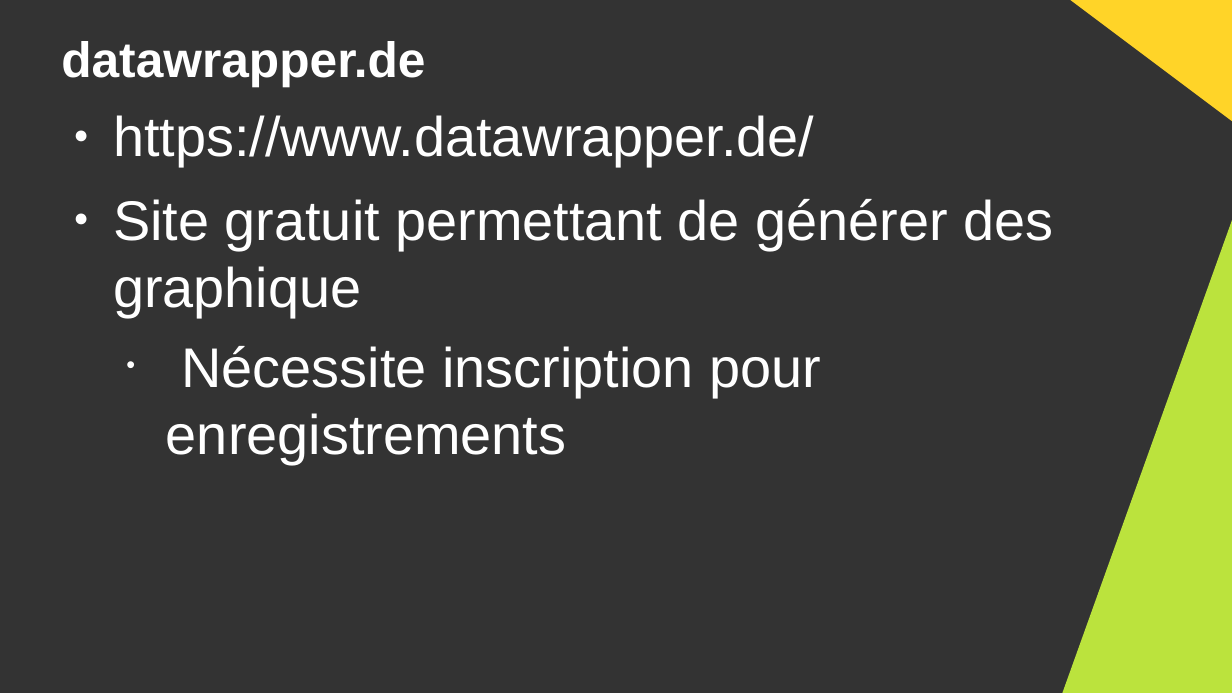
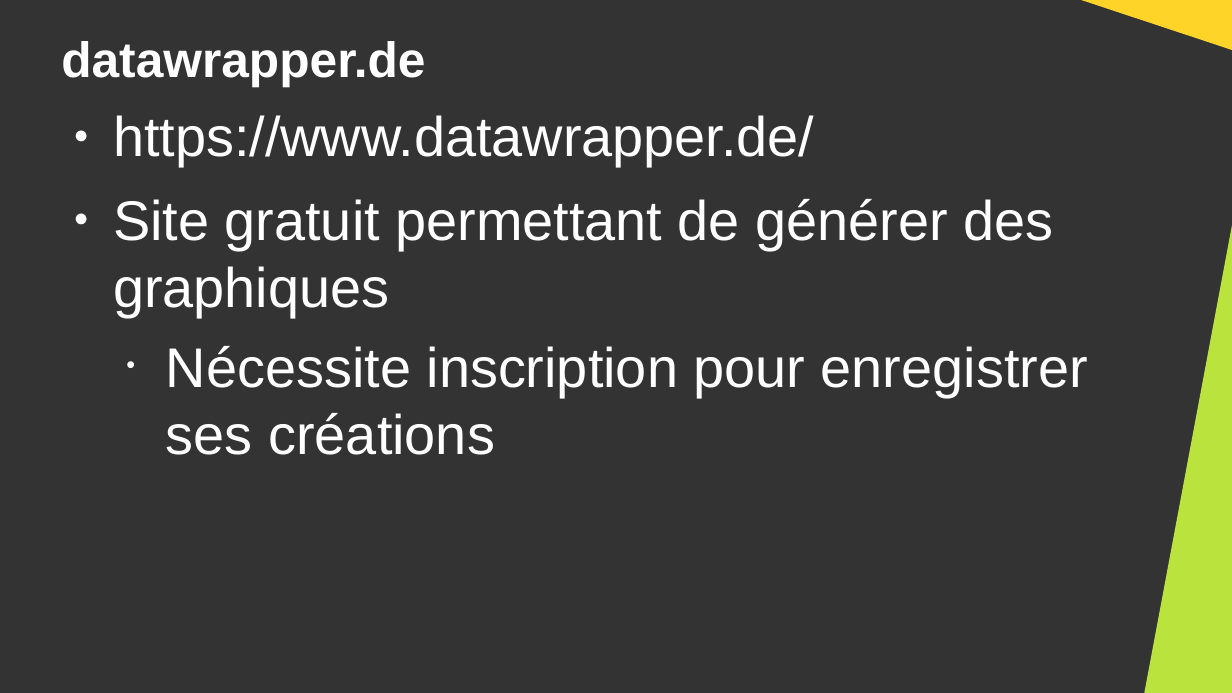
Before and after one commit to DanYellow/cours, a slide deck: slide 31 of big-data-s4/travaux-pratiques/numero-7/presentation.odp (slide 30 before the commit). Drawn at 1232x693 pixels with LibreOffice and Linux fonts; fonts in the diff are those of the drawing. Boxes give left, top, right and bottom in pixels: in the first picture for what was removed or moved away, otherwise in the second. Text is boxed around its words. In the diff, an @@ line names an element or a change of style, - is before the commit and + after.

```diff
--- a/big-data-s4/travaux-pratiques/numero-7/presentation.odp
+++ b/big-data-s4/travaux-pratiques/numero-7/presentation.odp
@@ right triangle: place and size @@
-right triangle at bbox=[1062, 0, 1232, 127]
+right triangle at bbox=[1063, 0, 1232, 53]
@@ text at bbox=[113, 199, 1088, 455]: text changed @@
-● Site gratuit permettant de générer des graphique
-  • Nécessite inscription pour enregistrements
+● Site gratuit permettant de générer des graphiques
+  • Nécessite inscription pour enregistrer ses créations
@@ right triangle: place and size @@
-right triangle at bbox=[1062, 215, 1232, 693]
+right triangle at bbox=[1145, 215, 1232, 693]
```
Also in this commit, not shown: 25 other slides changed, 2 slides added, 1 slide removed, 4 other files.
